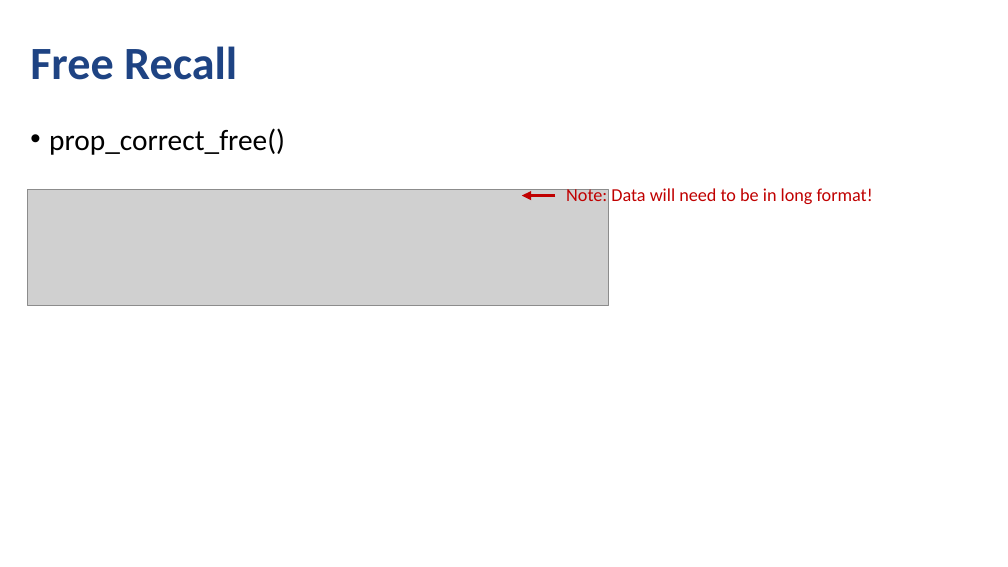
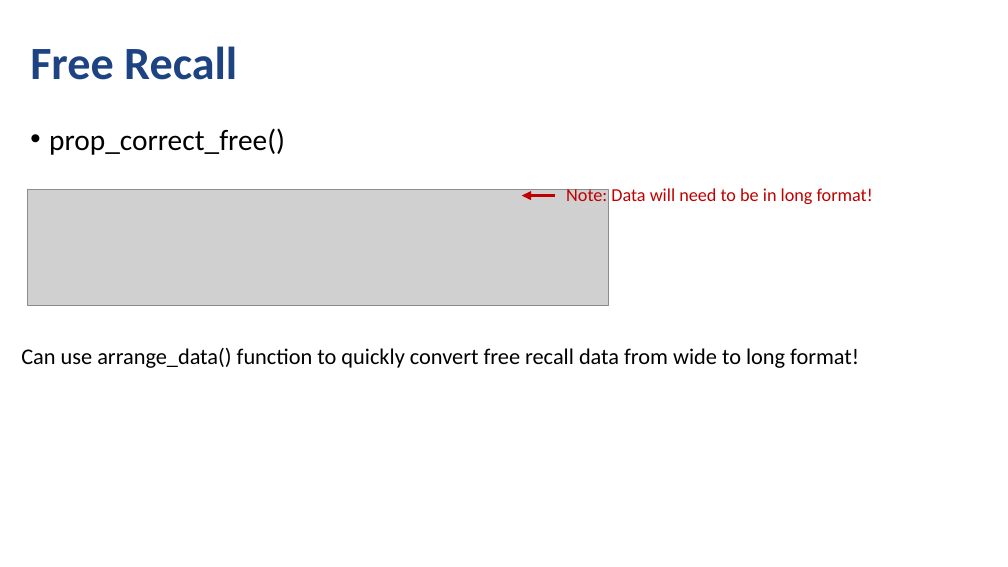
Before and after one commit to npm27/lrd-analysis, a slide deck: slide 13 of Presentations/SCiP 2020.pptx. Drawn at 1008x567 pixels with LibreOffice and Linux fonts; fonts in the diff are those of the drawing; grey boxes stand for pictures. Boxes give left, top, right and bottom in pixels: in the first picture for what was removed or moved away, otherwise in the second. Text is boxed around its words. In the diff, an @@ line names an element or a change of style, - is before the commit and + after.

```diff
--- a/Presentations/SCiP 2020.pptx
+++ b/Presentations/SCiP 2020.pptx
@@ text added at [21,348,859,368], 16 pt, text #000000 @@
+Can use arrange_data() function to quickly convert free recall data from wide to long format!
```
Also in this commit, not shown: 2 other slides changed, 2 slides added, 1 slide removed.
